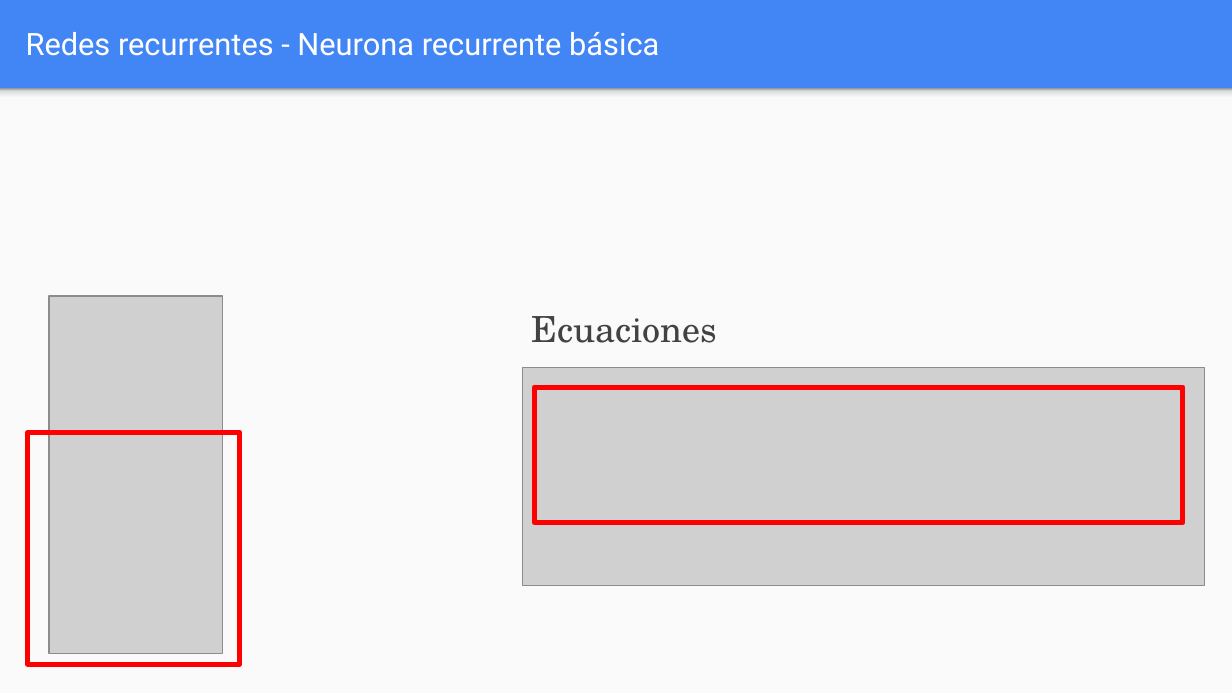
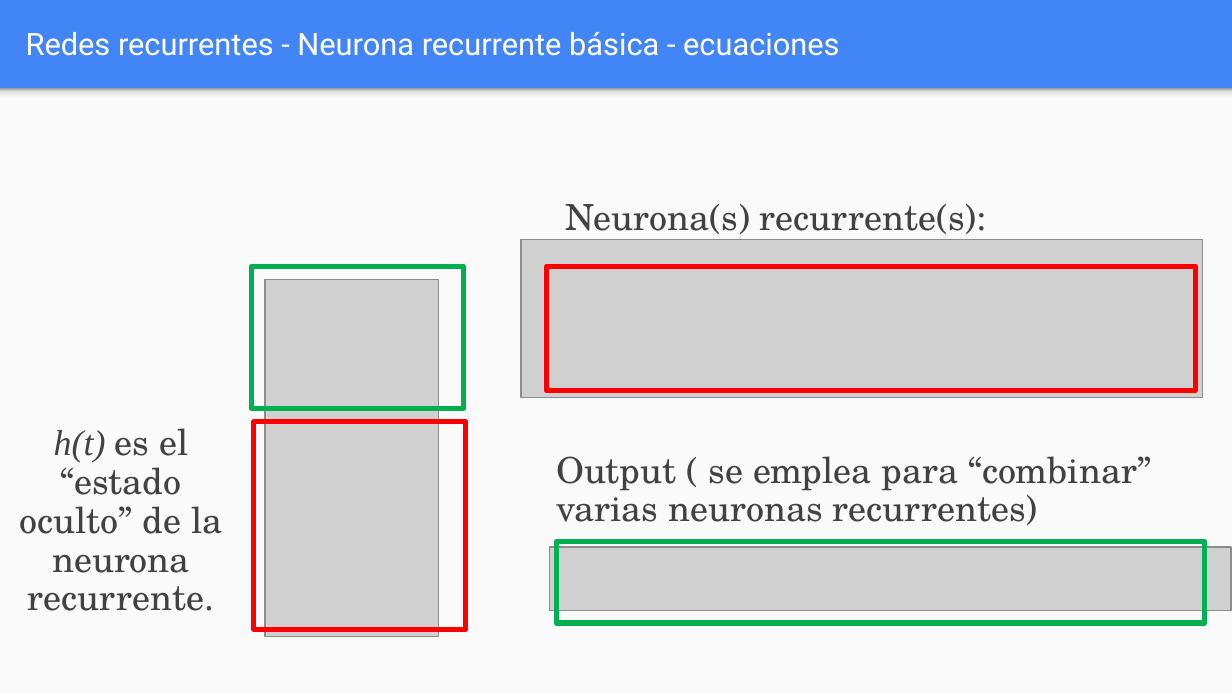
Before and after one commit to FIUBA-Posgrado-Inteligencia-Artificial/aprendizaje_profundo, a slide deck: slide 5 of clase_6/teoria/Clase_6.pptx. Drawn at 1232x693 pixels with LibreOffice and Linux fonts; fonts in the diff are those of the drawing; grey boxes stand for pictures. Boxes give left, top, right and bottom in pixels: in the first picture for what was removed or moved away, otherwise in the second. Text is boxed around its words. In the diff, an @@ line names an element or a change of style, - is before the commit and + after.

```diff
--- a/clase_6/teoria/Clase_6.pptx
+++ b/clase_6/teoria/Clase_6.pptx
@@ title at (x1=26, y1=32, x2=839, y2=56): text changed @@
-Redes recurrentes - Neurona recurrente básica
+Redes recurrentes - Neurona recurrente básica - ecuaciones
@@ text added at (x1=566, y1=204, x2=987, y2=242), 21 pt, text #424242 @@
+Neurona(s) recurrente(s):
@@ rectangle added at (x1=251, y1=266, x2=463, y2=408), outline #00B050 3 pt @@
@@ picture resized from (x1=522, y1=367, x2=1204, y2=585) to (x1=521, y1=240, x2=1202, y2=398) @@
@@ rectangle resized from (x1=535, y1=387, x2=1183, y2=522) to (x1=547, y1=266, x2=1195, y2=391) @@
@@ picture moved from (x1=49, y1=296, x2=223, y2=653) to (x1=265, y1=280, x2=439, y2=637) @@
@@ text removed at (x1=532, y1=316, x2=718, y2=343) @@
-Ecuaciones
@@ text added at (x1=19, y1=428, x2=222, y2=611), 21 pt, text #424242 @@
+h(t) es el “estado oculto” de la neurona recurrente.
@@ rectangle resized from (x1=27, y1=432, x2=239, y2=664) to (x1=254, y1=421, x2=466, y2=628) @@
@@ text added at (x1=556, y1=456, x2=1151, y2=525), 21 pt, text #424242 @@
+Output ( se emplea para “combinar” varias neuronas recurrentes)
@@ picture added at (x1=549, y1=547, x2=1231, y2=611) @@
@@ rectangle added at (x1=557, y1=542, x2=1205, y2=623), outline #00B050 3 pt @@
```
Also in this commit, not shown: 18 other slides changed, 1 other file.
